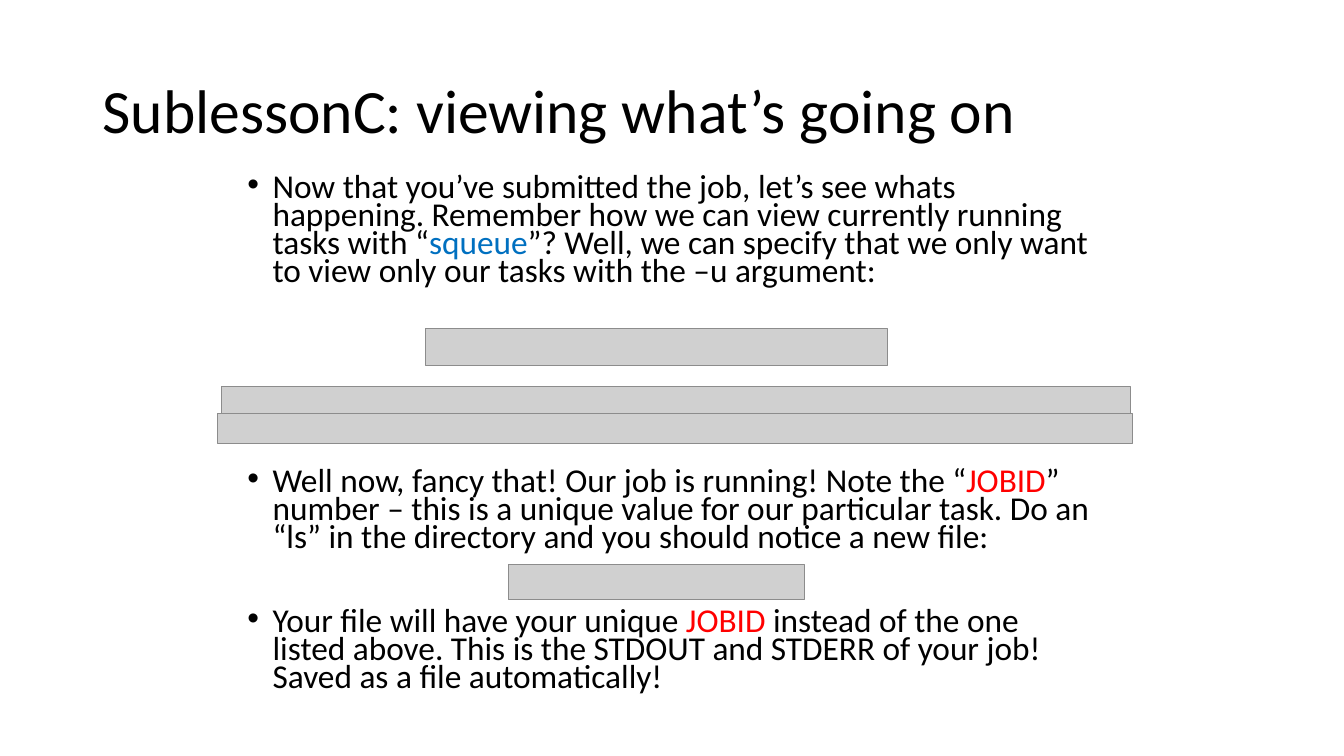
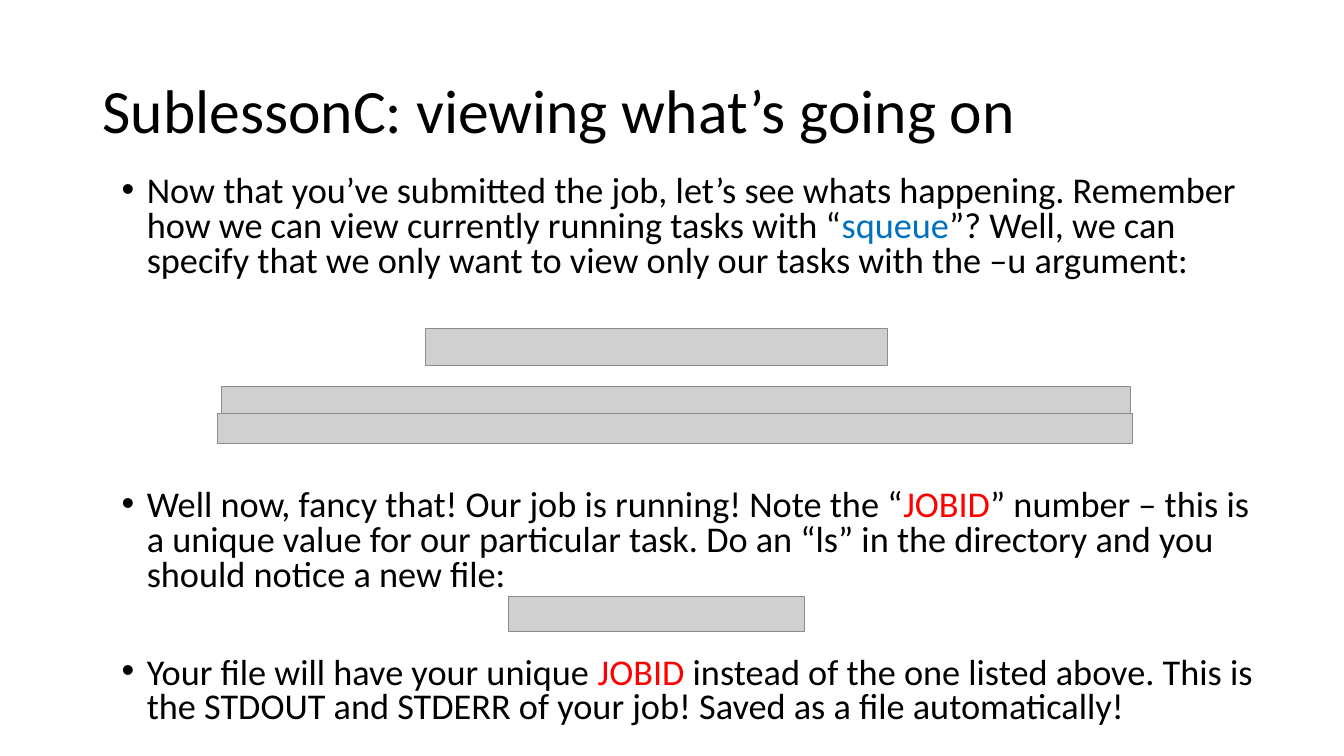
Before and after one commit to haibol2016/BioinformaticsTrainingWorkshop, a slide deck: slide 36 of 1.Unix/presentations/advanced_command_line_tutorial.pptx (slide 33 before the commit). Drawn at 1344x756 pixels with LibreOffice and Linux fonts; fonts in the diff are those of the drawing; grey boxes stand for pictures. Boxes give left, top, right and bottom in pixels: in the first picture for what was removed or moved away, otherwise in the second. Text is boxed around its words. In the diff, an @@ line names an element or a change of style, - is before the commit and + after.

```diff
--- a/1.Unix/presentations/advanced_command_line_tutorial.pptx
+++ b/1.Unix/presentations/advanced_command_line_tutorial.pptx
@@ text "Now that you’ve submitted the ...": place and size @@
-text "Now that you’ve submitted the ..." at [273, 174, 1088, 694]
+text "Now that you’ve submitted the ..." at [147, 177, 1252, 726]
@@ text "Now that you’ve submitted the ..." at [147, 177, 1252, 726]: size 23.8 to 25.9 pt; line spacing 0.7 to 0.8 @@
@@ picture: place and size @@
-picture at [508, 565, 805, 600]
+picture at [508, 596, 805, 631]
```
Also in this commit, not shown: 25 other slides changed, 6 slides added, 2 slides removed, 3 other files.
